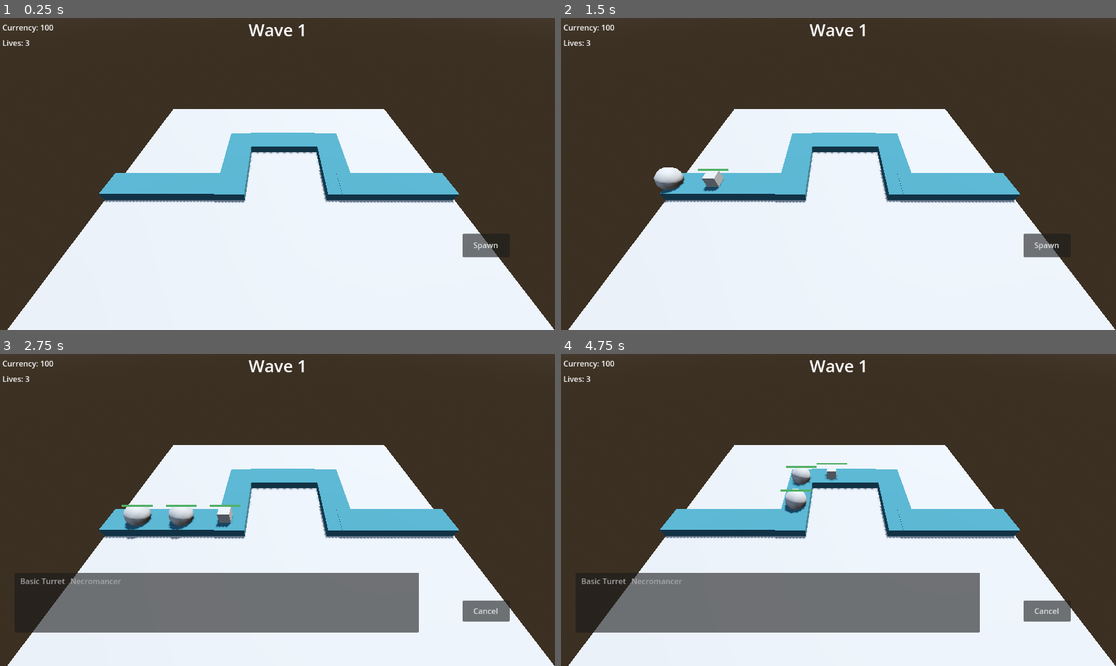
Above: before the commit, frames 1-4 (two rows, left to right).
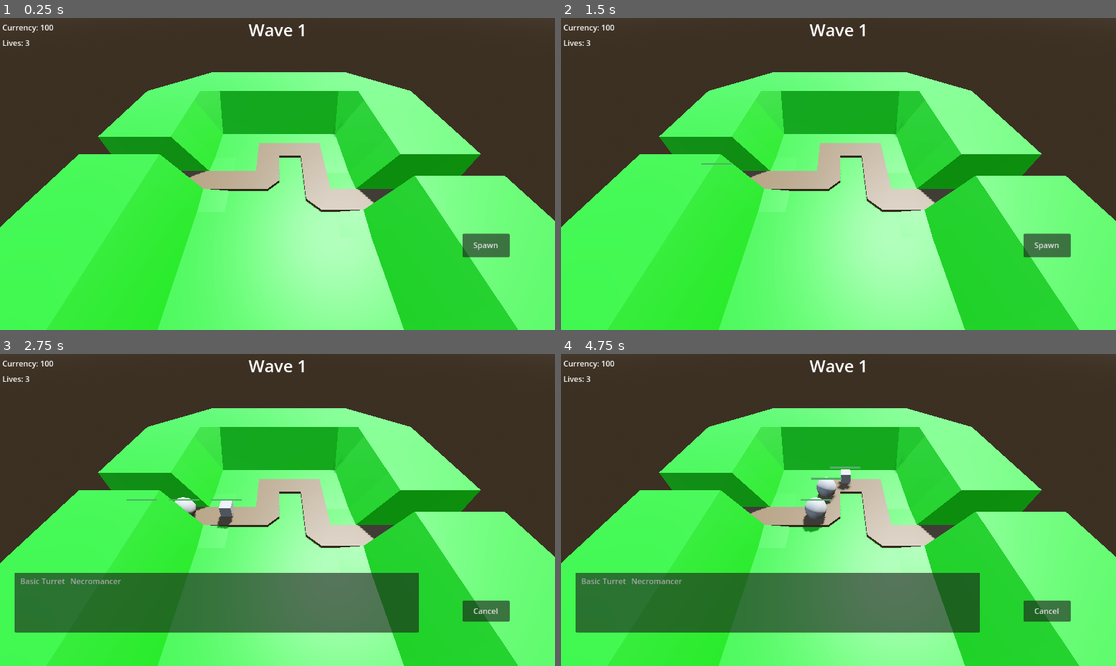
Above: after the commit, the same moments.

Repository: BurnabySouthGameDev/TowerDefence
Game: Godot game, scene res://Scenes/main.tscn
Same seed, same stepped clock (60 frames per second), same inputs: the game is played once before the commit and once after it.
Inputs (mouse positions are in pixels of both pictures, inside the frame that each line leads up to):
- Up to frame 1 (0.25 s): no input
- Up to frame 2 (1.5 s): click "Spawn" at 0.5 s; click "Cancel" at 1.25 s
- Up to frame 3 (2.75 s): click "Spawn" at 2 s
- Up to frame 4 (4.75 s): move the mouse to (960, 494) at 2.77 s; click (960, 494) at 2.92 s; move the mouse to (727, 525) at 3.52 s; click (727, 525) at 3.67 s; move the mouse to (894, 441) at 4.27 s; click (894, 441) at 4.42 s

The runs differ from the first frame. In frame 1, 67% of the frame differs, in the area x 0-100%, y 17-100%; in frame 2, 67%; in frame 3, 67%; in frame 4, 67%.

Commit message:
Added initial stage model WIP, fixed issue with necromancer where selling it will cause the zombies to remain in a broken state indefinitely.

Diff:
--- /dev/null
+++ b/Scenes/Levels/grass_plains/grass_plains.tscn
@@ -0,0 +1,5 @@
+[gd_scene load_steps=2 format=3 uid="uid://b7vxki4hdna2d"]
+
+[ext_resource type="PackedScene" uid="uid://c4la2nsxiur4e" path="res://Scenes/Levels/grass_plains/grass_plains.glb" id="1_rjj52"]
+
+[node name="grass_plains" instance=ExtResource("1_rjj52")]
--- a/Scenes/main.tscn
+++ b/Scenes/main.tscn
@@ -6,6 +6,7 @@
 [ext_resource type="PackedScene" uid="uid://dvdps78t4kco7" path="res://Scenes/UI/menu.tscn" id="5_21xkr"]
 [ext_resource type="PackedScene" uid="uid://gvaje4p786yv" path="res://Scenes/tower_manager.tscn" id="5_kry3j"]
 [ext_resource type="PackedScene" uid="uid://dxbh8cdknojb4" path="res://Scenes/UI/turret_selector.tscn" id="6_6bp64"]
+[ext_resource type="PackedScene" uid="uid://b7vxki4hdna2d" path="res://Scenes/Levels/grass_plains/grass_plains.tscn" id="8_344ge"]
 [ext_resource type="PackedScene" uid="uid://bug3yv3yrxb8j" path="res://Scenes/UI/lives.tscn" id="8_ynf5e"]
 
 [sub_resource type="ProceduralSkyMaterial" id="ProceduralSkyMaterial_6m1b0"]
@@ -21,12 +22,9 @@
 tonemap_mode = 2
 glow_enabled = true
 
-[sub_resource type="StandardMaterial3D" id="StandardMaterial3D_it7di"]
-albedo_color = Color(0.169938, 0.367082, 0.424608, 1)
-
 [sub_resource type="Curve3D" id="Curve3D_bo1nx"]
 _data = {
-"points": PackedVector3Array(0, 0, 0, 0, 0, 0, -14.672, 1.7, 0, 0, 0, 0, 0, 0, 0, -4.117, 1.7, 0, 0, 0, 0, 0, 0, 0, -4.117, 1.7, -6.24, 0, 0, 0, 0, 0, 0, 5.438, 1.7, -6.24, 0, 0, 0, 0, 0, 0, 5.43752, 1.7, 0, 0, 0, 0, 0, 0, 0, 14, 1.7, 0.04),
+"points": PackedVector3Array(0, 0, 0, 0, 0, 0, -14.672, 1.7, -0.752032, 0, 0, 0, 0, 0, 0, -1.37123, 1.7, -0.752032, 0, 0, 0, 0, 0, 0, -1.37123, 1.7, -5.5319, 0, 0, 0, 0, 0, 0, 3.20399, 1.7, -5.5319, 0, 0, 0, 0, 0, 0, 3.20351, 1.7, 1.40923, 0, 0, 0, 0, 0, 0, 14, 1.7, 1.44923),
 "tilts": PackedFloat32Array(0, 0, 0, 0, 0, 0)
 }
 point_count = 6
@@ -48,31 +46,11 @@
 
 [node name="Path" type="Node" parent="."]
 
-[node name="CSGBox3D2" type="CSGBox3D" parent="Path"]
-transform = Transform3D(10.1717, 0, 0, 0, 1, 0, 0, 0, 2.5, -10, 0.635, -0.001)
-material = SubResource("StandardMaterial3D_it7di")
-
-[node name="CSGBox3D3" type="CSGBox3D" parent="Path"]
-transform = Transform3D(-3.93403e-07, 0, 2.5, 0, 1, 0, -9, 0, -1.09278e-07, -4.21496, 0.635, -3.19712)
-material = SubResource("StandardMaterial3D_it7di")
-
-[node name="CSGBox3D5" type="CSGBox3D" parent="Path"]
-transform = Transform3D(-3.93403e-07, 0, 2.5, 0, 1, 0, -9, 0, -1.09278e-07, 5.28162, 0.635, -3.2369)
-material = SubResource("StandardMaterial3D_it7di")
-
-[node name="CSGBox3D4" type="CSGBox3D" parent="Path"]
-transform = Transform3D(7.26723, 0, 0, 0, 1, 0, 0, 0, 2.5, 0.424539, 0.676668, -6.4472)
-material = SubResource("StandardMaterial3D_it7di")
-
-[node name="CSGBox3D6" type="CSGBox3D" parent="Path"]
-transform = Transform3D(9.69521, 0, 0, 0, 1, 0, 0, 0, 2.5, 10.0574, 0.676668, 0.051487)
-material = SubResource("StandardMaterial3D_it7di")
-
 [node name="Path3D" type="Path3D" parent="Path"]
 curve = SubResource("Curve3D_bo1nx")
 
 [node name="PathFollow3D" type="PathFollow3D" parent="Path/Path3D"]
-transform = Transform3D(-4.37114e-08, 0, -1, 0, 1, 0, 1, 0, -4.37114e-08, -14.672, 1.7, 0)
+transform = Transform3D(-4.37113e-08, 0, -0.999999, 0, 1, 0, 0.999999, 0, -4.37113e-08, -14.672, 1.7, -0.752032)
 
 [node name="Camera3D" type="Camera3D" parent="."]
 transform = Transform3D(1, 0, 0, 0, 0.707107, 0.707107, 0, -0.707107, 0.707107, -0.183032, 14.2846, 12.0385)
@@ -226,6 +204,9 @@
 [node name="TowerManager" parent="." instance=ExtResource("5_kry3j")]
 unique_name_in_owner = true
 
+[node name="grass_plains" parent="." instance=ExtResource("8_344ge")]
+transform = Transform3D(-4.37114e-08, 0, -1, 0, 1, 0, 1, 0, -4.37114e-08, 0, 0.373813, -2)
+
 [connection signal="timeout" from="enemy spawn/SpawnTimer" to="enemy spawn" method="_on_timer_timeout"]
 [connection signal="pressed" from="GameUI/SpawnButton" to="GameUI/SpawnButton" method="_on_pressed"]
 [connection signal="pressed" from="GameUI/CancelButton" to="GameUI/SpawnButton" method="stop_placing_turret" binds= [true]]
--- a/Scripts/turrets/necromancer_turret/necromancer_turret.gd
+++ b/Scripts/turrets/necromancer_turret/necromancer_turret.gd
@@ -59,3 +59,8 @@
 		assert(is_instance_valid(zombie))
 
 		zombie.rotate(Vector3.UP, 2 * delta)
+
+func _notification(what: int) -> void:
+	if what == NOTIFICATION_PREDELETE:
+		for zombie in zombies:
+			zombie.queue_free()
Binary file added: Scenes/Levels/grass_plains/grass_plains.glb
Not shown, added: Scenes/Levels/grass_plains/grass_plains.glb.import
